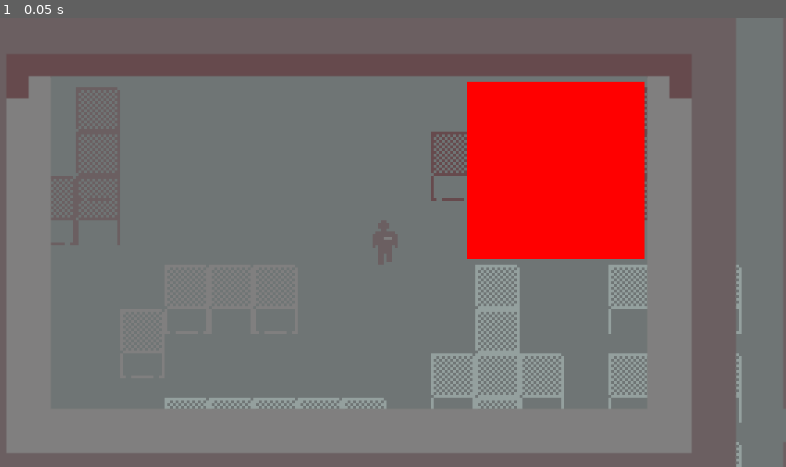
Above: before the commit, frame 1.
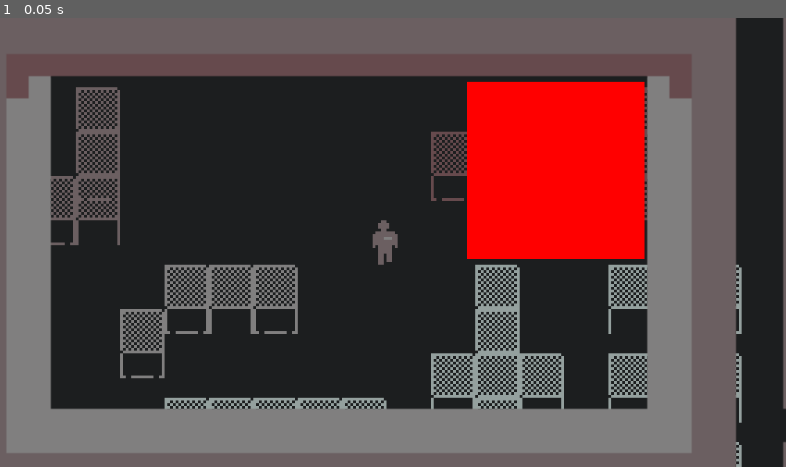
Above: after the commit, the same moment.

Repository: impstudio2024/gwj74
Game: Godot game, scene res://scenes/polygon_level.tscn
The game is run twice, just before and just after one commit, with the same random seed, the same clock (stepped at 60 frames per second) and the same inputs. The engine's default icon, where the game draws it, is replaced by a stand-in: a white triangle on a blue panel in a dark square.
Inputs:
- Up to frame 1 (0.05 s): no input

The runs differ from the first frame. In frame 1, 48% of the frame differs, in the area x 6-100%, y 0-100%.

Commit message:
change background color for the whole project

Diff:
--- a/godotwildjam2024_2dtopdownhorror/project.godot
+++ b/godotwildjam2024_2dtopdownhorror/project.godot
@@ -56,4 +56,4 @@
 
 renderer/rendering_method="gl_compatibility"
 renderer/rendering_method.mobile="gl_compatibility"
-environment/defaults/default_clear_color=Color(0.437161, 0.460504, 0.458671, 1)
+environment/defaults/default_clear_color=Color(0.109804, 0.117647, 0.121569, 1)
